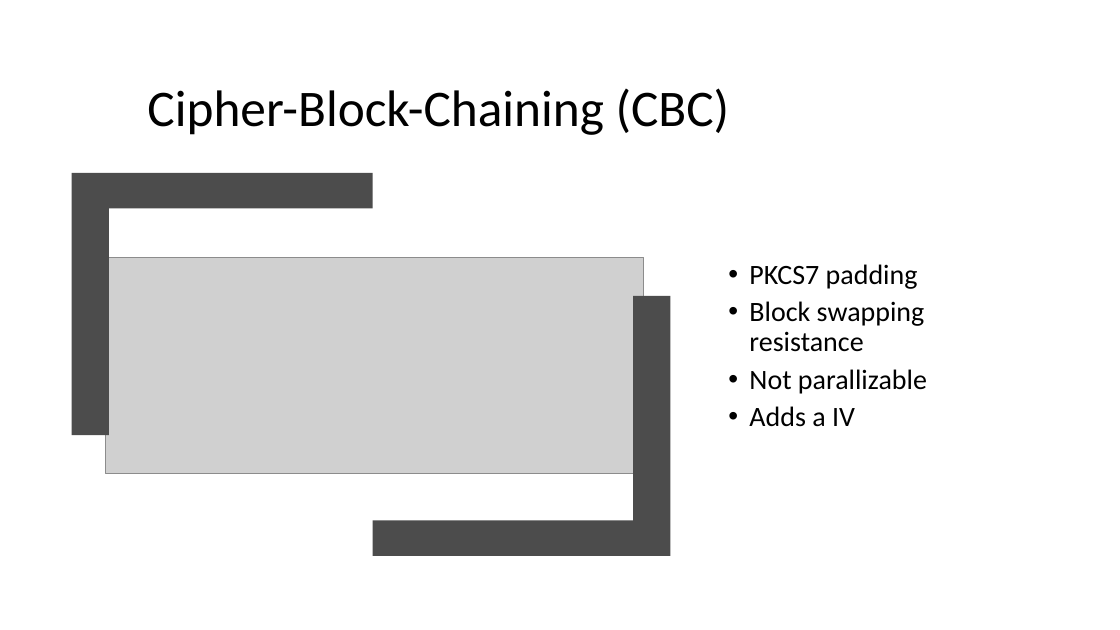
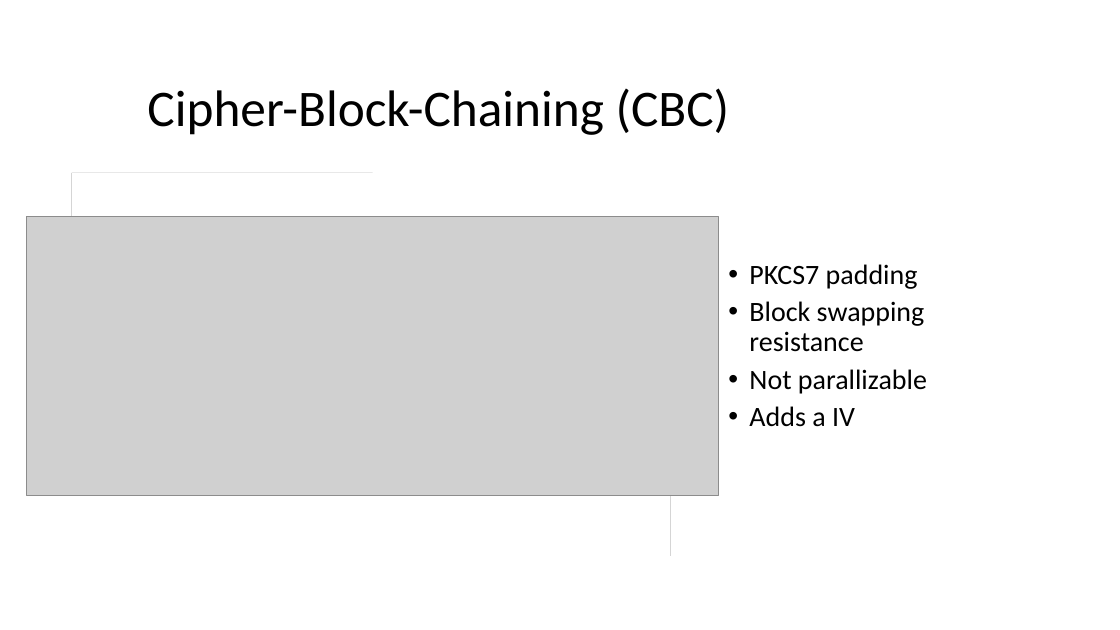
Before and after one commit to DoZ10/crypto, a slide deck: slide 26 of Breaking AES like a Bowsss !.pptx (slide 25 before the commit). Drawn at 1120x630 pixels with LibreOffice and Linux fonts; fonts in the diff are those of the drawing; grey boxes stand for pictures. Boxes give left, top, right and bottom in pixels: in the first picture for what was removed or moved away, otherwise in the second. Text is boxed around its words. In the diff, an @@ line names an element or a change of style, - is before the commit and + after.

```diff
--- a/Breaking AES like a Bowsss !.pptx
+++ b/Breaking AES like a Bowsss !.pptx
@@ rectangle added at [71,173,670,556], fill #FFFFFF @@
@@ picture: place and size @@
-picture at [106,257,644,474]
+picture at [27,217,719,496]
```
Also in this commit, not shown: 12 other slides changed, 4 slides added, 3 slides removed.
